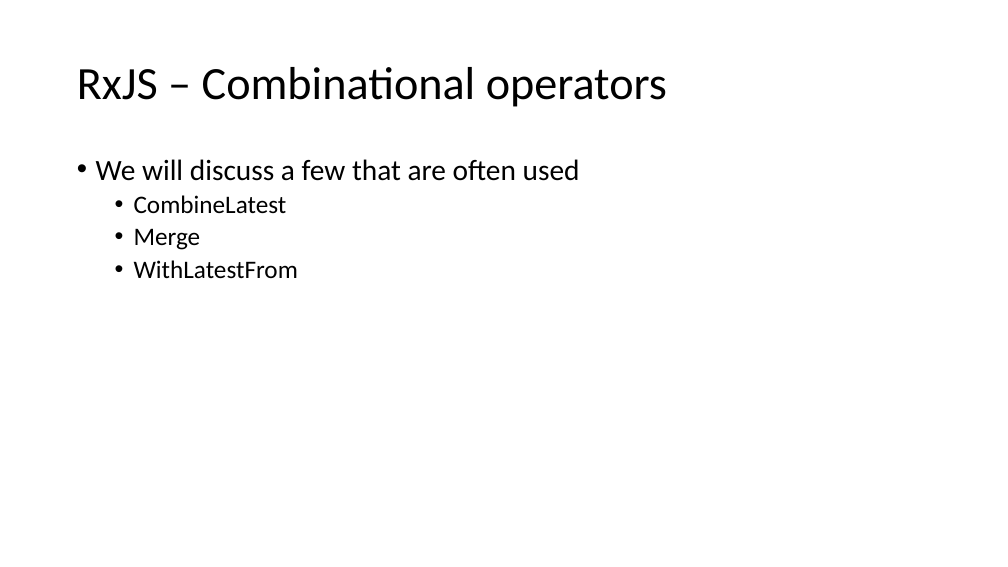
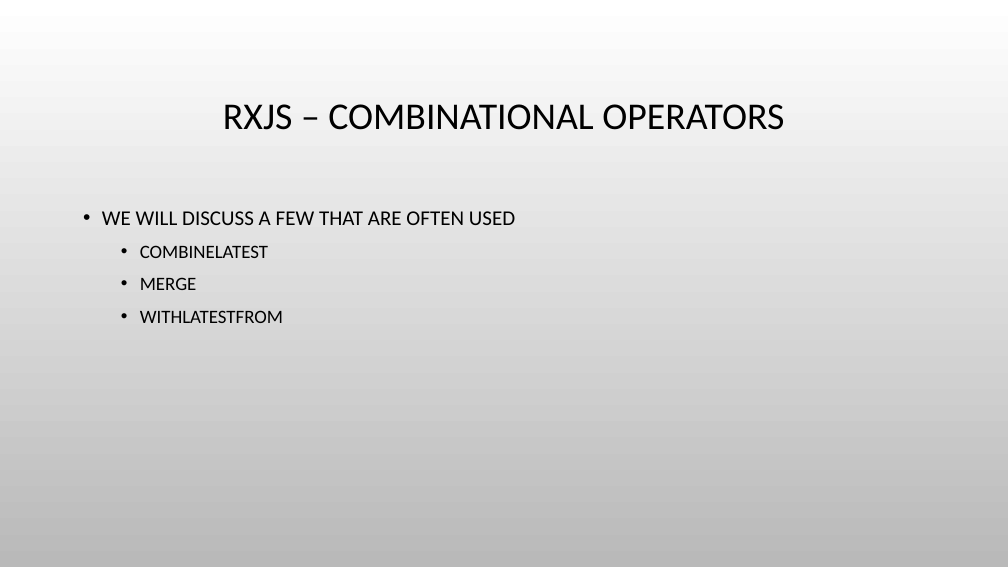
Before and after one commit to bertleemput/reactive-demo, a slide deck: slide 12 of Reactive Programming.pptx (slide 11 before the commit). Drawn at 1008x567 pixels with LibreOffice and Linux fonts; fonts in the diff are those of the drawing; background and template pictures are left out. Boxes give left, top, right and bottom in pixels: in the first picture for what was removed or moved away, otherwise in the second. Text is boxed around its words. In the diff, an @@ line names an element or a change of style, - is before the commit and + after.

```diff
--- a/Reactive Programming.pptx
+++ b/Reactive Programming.pptx
@@ background #FFFFFF to picture (left out) @@
@@ title at <box>223,104,784,130</box>: text changed; size 44 to 36 pt @@
-RxJS – Combinational operators
+RXJS – COMBINATIONAL OPERATORS
@@ text at <box>102,211,515,323</box>: text changed; size 28 to 20 pt @@
-• We will discuss a few that are often used
-  • CombineLatest
-  • Merge
-  • WithLatestFrom
+• WE WILL DISCUSS A FEW THAT ARE OFTEN USED
+  • COMBINELATEST
+  • MERGE
+  • WITHLATESTFROM
```
Also in this commit, not shown: 12 other slides changed, 4 slides added.
